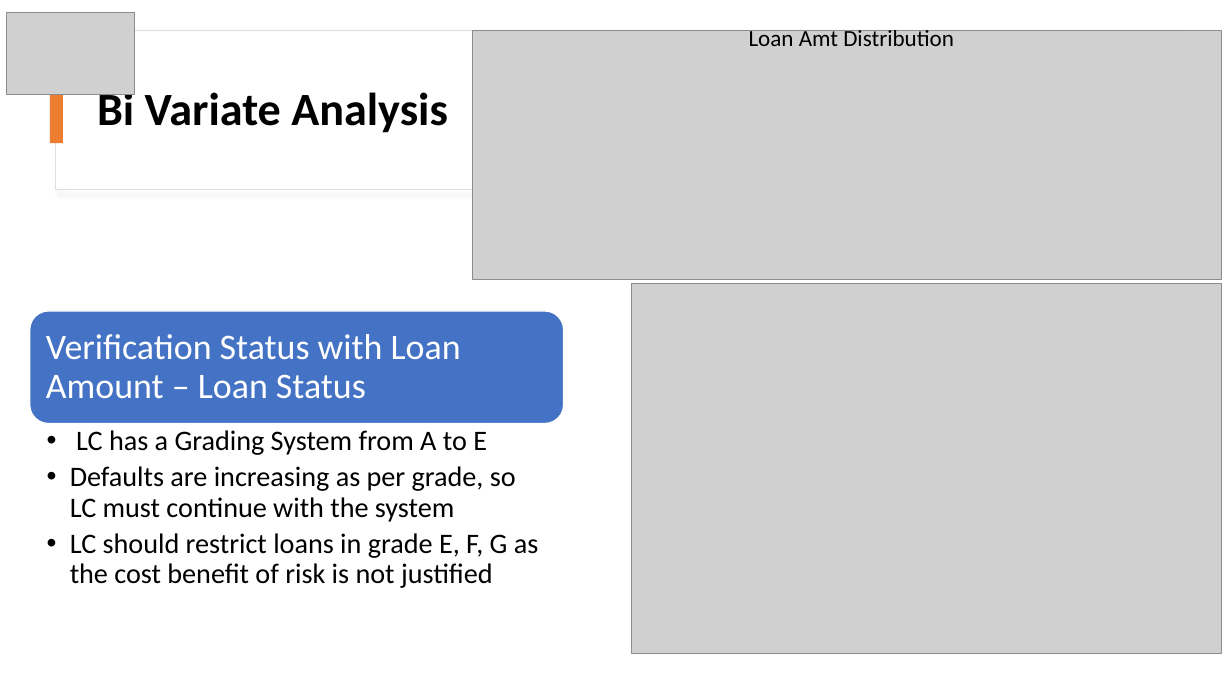
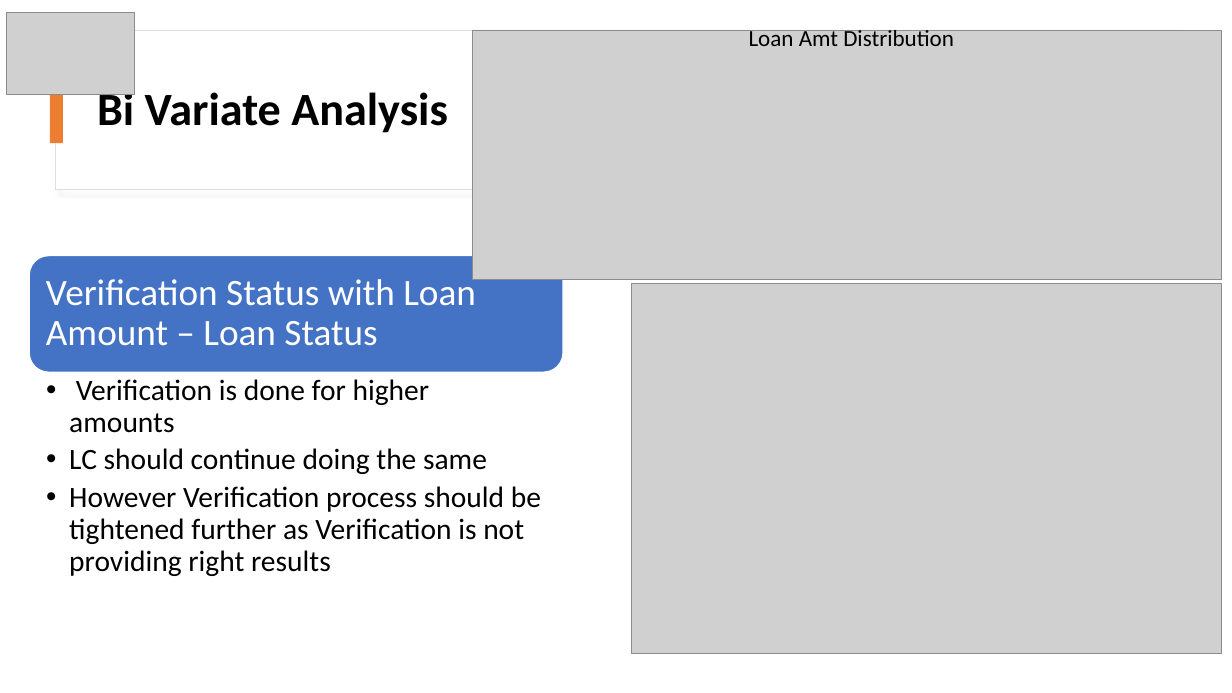
Before and after one commit to rramchan12/Lending-Club-EDA-CaseStudy, a slide deck: slide 11 of LendingClubCaseStudy.pptx. Drawn at 1232x693 pixels with LibreOffice and Linux fonts; fonts in the diff are those of the drawing; grey boxes stand for pictures; background and template pictures are left out. Boxes give left, top, right and bottom in pixels: in the first picture for what was removed or moved away, otherwise in the second. Text is boxed around its words. In the diff, an @@ line names an element or a change of style, - is before the commit and + after.

Commit message:
Final Version of PPT

```diff
--- a/LendingClubCaseStudy.pptx
+++ b/LendingClubCaseStudy.pptx
@@ rounded rectangle: place and size @@
-rounded rectangle at (30,311,564,424)
+rounded rectangle at (30,256,564,372)
@@ text "Verification Status with Loan Amount ...": place and size @@
-text "Verification Status with Loan Amount ..." at (46,334,461,399)
+text "Verification Status with Loan Amount ..." at (46,274,476,346)
@@ text "Verification Status with Loan Amount ..." at (46,274,476,346): size 28 to 29 pt @@
@@ text added at (69,379,541,572), 23 pt, text #000000 @@
+  • Verification is done for higher amounts
+  • LC should continue doing the same
+  • However Verification process should be tightened further as Verification is not providing right results
@@ text removed at (70,430,539,588) @@
-  • LC has a Grading System from A to E
-  • Defaults are increasing as per grade, so LC must continue with the system
-  • LC should restrict loans in grade E, F, G as the cost benefit of risk is not justified
```
Also in this commit, not shown: 2 other slides changed, 2 slides added, 3 slides removed.
